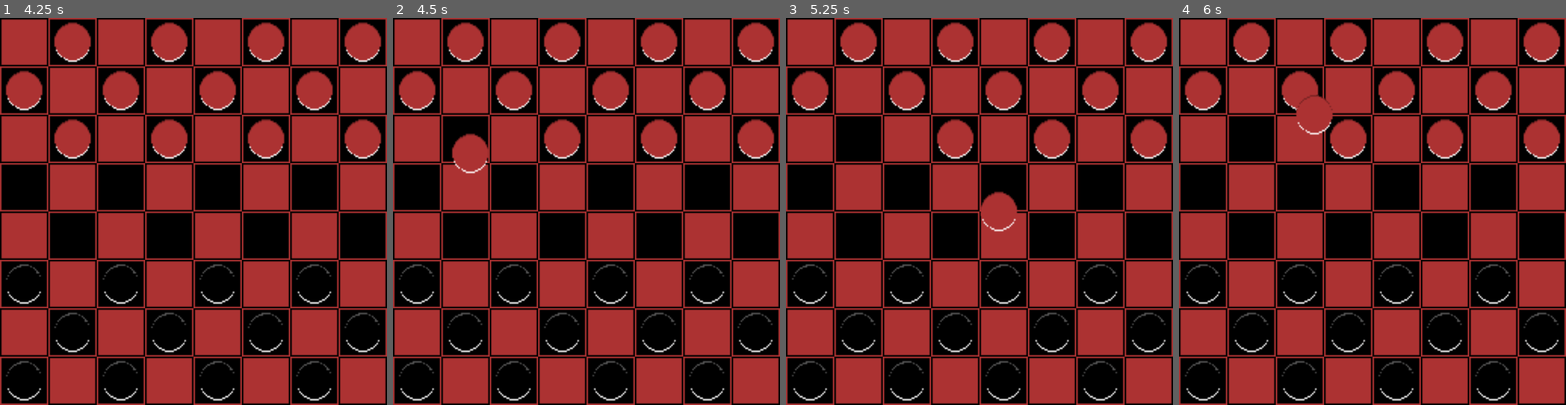
Above: before the commit, frames 1-4 (left to right).
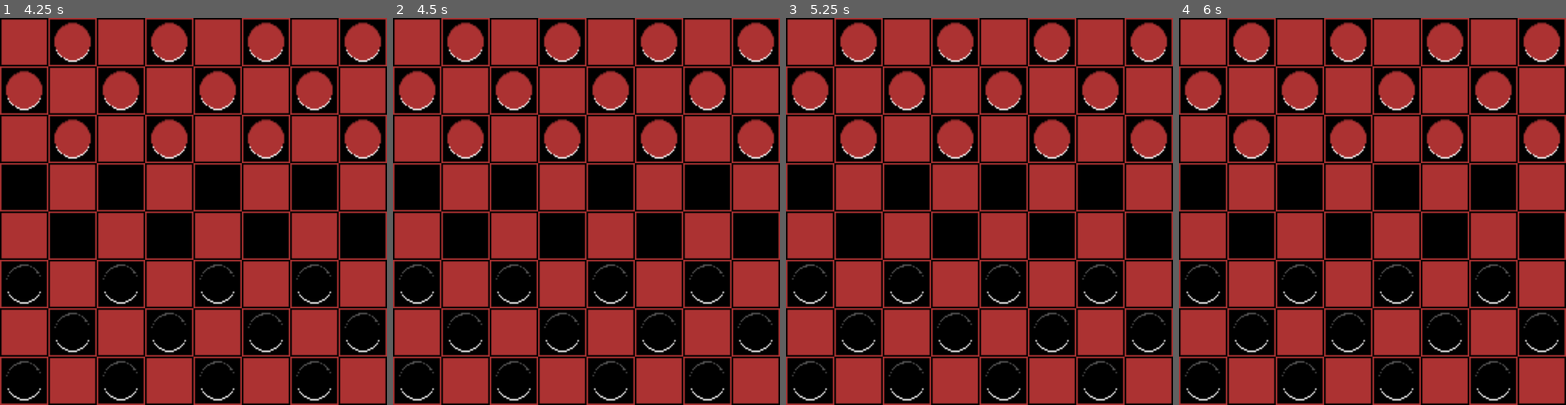
Above: after the commit, the same moments.

Repository: psantimauro/godotProjects
Game: Godot game, scene res://scenes/Main.tscn
Two runs of this game, one before a commit and one after it. Both use one fixed random seed, a clock stepped at 60 frames per second and the inputs below.
Inputs (mouse positions are in pixels of both pictures, inside the frame that each line leads up to):
- Up to frame 1 (4.25 s): tap Enter at 0.5, 2, 3.5 s; move the mouse to (278, 192) at 0.52 s; hold Space (end_turn, bound only after the commit) 0.53-1.28 s; click (278, 192) at 0.67 s; move the mouse to (116, 230) at 1.27 s; tap Space (end_turn, bound only after the commit) at 1.35, 2.85 s; click (116, 230) at 1.42 s; move the mouse to (232, 126) at 2.02 s; hold Space (end_turn, bound only after the commit) 2.03-2.78 s; click (232, 126) at 2.17 s; move the mouse to (174, 288) at 2.77 s; click (174, 288) at 2.92 s; move the mouse to (309, 269) at 3.52 s; hold Space (end_turn, bound only after the commit) from 3.53 s (still down); click (309, 269) at 3.67 s
- Up to frame 2 (4.5 s): move the mouse to (470, 153) at 4.27 s; release Space (end_turn, bound only after the commit) at 4.28 s; tap Space (end_turn, bound only after the commit) at 4.35 s; click (470, 153) at 4.42 s
- Up to frame 3 (5.25 s): move the mouse to (998, 211) at 5.02 s; hold Space (end_turn, bound only after the commit) from 5.03 s (still down); click (998, 211) at 5.17 s
- Up to frame 4 (6 s): move the mouse to (1314, 114) at 5.77 s; release Space (end_turn, bound only after the commit) at 5.78 s; tap Space (end_turn, bound only after the commit) at 5.85 s; click (1314, 114) at 5.92 s

Frame 1 is identical in both runs. In frame 2, 0.8% of the frame differs, in the area x 13-25%, y 26-41%; in frame 3, 1.3%, in the area x 13-60%, y 26-56%; in frame 4, 1.2%.

Commit message:
Added basic jump, kill and move validation

Diff:
--- a/Checkers/MainGame.gd
+++ b/Checkers/MainGame.gd
@@ -3,12 +3,14 @@
 @onready var currentPlayer = $RedPlayer
 @export var piece:PackedScene
 var currentPieceInPlayerHand = null
-var mouse_click_positions
 var previousPosition = null
 
 var GridSize = 8
 var BoardDictionary = {}
-
+enum {LEFT = -1, RIGHT = 1}
+enum {UP = -1, DOWN = 1}
+
+var itemsKilledThisTurn: Array[Vector2i] = []
 
 func _ready():
 	generateBoard()
@@ -19,47 +21,38 @@
 
 
 var pickingUp = false
-func _process(delta):
+func _input(event):
 
 	var tilePosition = $TileMap.getLocal( get_global_mouse_position())
+	var mouseEvent = event as InputEventMouseButton
 
 	#place
-	if !Input.is_mouse_button_pressed(MOUSE_BUTTON_LEFT):
-		tilePosition = mouse_click_positions
-		mouse_click_positions = null
+	if mouseEvent and !Input.is_mouse_button_pressed(MOUSE_BUTTON_LEFT) and !mouseEvent.pressed:
 		if BoardDictionary.has(str(tilePosition)) and currentPieceInPlayerHand != null:
 			var tileItem = BoardDictionary[str(tilePosition)]
 			var d = tilePosition - previousPosition
-			if d == Vector2i.ZERO and not pickingUp:
+			var previousKillCount = itemsKilledThisTurn.size()
+			if d == Vector2i.ZERO and not pickingUp: #return to previous position
 				tileItem["piece"] = currentPieceInPlayerHand
 				print("returning :", tilePosition)
 				currentPieceInPlayerHand = null
 				currentPlayer.showPieceInHand = false
 				BoardDictionary[str(tilePosition)] = tileItem
 				$TileMap.updateBoardCell(tileItem,tilePosition.x, tilePosition.y)
-		#	elif tileItem["piece"] != null:
-		#		pickingUp = false
-		#		previousPosition = tilePosition
-				#erase_cell(1,tilePosition)
-		#		print("removing ", str(tilePosition))
-		#		currentPieceInPlayerHand = tileItem["piece"]
-		#		tileItem["piece"] = null
-		#		BoardDictionary[str(tilePosition)] = tileItem
-		#		$TileMap.updateBoardCell(tileItem,tilePosition.x, tilePosition.y)
-			elif previousPosition and (isValidPosition(tileItem,d, currentPieceInPlayerHand)): #  or d == Vector2i.ZERO)
-
-				#set_cell(1,tilePosition,1, Vector2(currentPiece/2,0), 0)
+			elif previousPosition and (isValidPosition(tileItem,tilePosition, previousPosition, currentPieceInPlayerHand)): #  or d == Vector2i.ZERO)
+				var killsThisTurn = itemsKilledThisTurn.size() -previousKillCount
+				updateBoardFromKills()
 				tileItem["piece"] = currentPieceInPlayerHand
 				print("placing :", tilePosition)
 				currentPieceInPlayerHand = null
 				currentPlayer.showPieceInHand = false
 				BoardDictionary[str(tilePosition)] = tileItem
-				$TileMap.updateBoardCell(tileItem,tilePosition.x, tilePosition.y)
-				changeCurrentPlayer()
+				$TileMap.updateBoard(BoardDictionary)
+				if killsThisTurn == 0 or not canMoveAgain(tilePosition, tileItem["piece"]):
+					changeCurrentPlayer()
 			pickingUp = false
 	#pickup
-	if Input.is_mouse_button_pressed(MOUSE_BUTTON_LEFT):
-		mouse_click_positions = tilePosition
+	elif mouseEvent and Input.is_mouse_button_pressed(MOUSE_BUTTON_LEFT):
 		if BoardDictionary.has(str(tilePosition)) and currentPieceInPlayerHand == null:
 			var tileItem = BoardDictionary[str(tilePosition)]
 			if tileItem["piece"] and  tileItem["piece"].color == currentPlayer.color:
@@ -71,45 +64,118 @@
 				$TileMap.updateBoardCell(tileItem,tilePosition.x, tilePosition.y)
 				pickingUp = true
 				currentPlayer.showPieceInHand = true
-
-func isValidPosition(item, delta, piece):
-	var isKinged = piece.kinged
-	if item["color"] != "black":
+	elif event.is_action_pressed("end_turn"):
+		changeCurrentPlayer()
+
+func canMoveAgain(tilePosition, currentPieceInPlayerHand):
+
+	if BoardDictionary[str(tilePosition)]["color"] != "black":
 		return
 	var canGoUp
 	var canGoDown
+	var delta = tilePosition - previousPosition
+	if currentPieceInPlayerHand.color == "red":
+		canGoDown = true
+		canGoUp =  currentPieceInPlayerHand.kinged
+	else:
+		canGoDown =  currentPieceInPlayerHand.kinged
+		canGoUp = true
+	if canGoUp:
+		#Check next two Tiles, because next move HAS to be a jump to be valid
+		var leftTile = BoardDictionary[str(tilePosition + Vector2i(LEFT,UP))]
+		var left2Tile = BoardDictionary[str(tilePosition + 2*Vector2i(LEFT,UP))]
+
+		var rightTile = BoardDictionary[str(tilePosition + Vector2i(RIGHT,UP))]
+		var right2Tile =BoardDictionary[str(tilePosition + 2*Vector2i(RIGHT,UP))]
+
+		if checkJump(left2Tile, leftTile) or checkJump(right2Tile, rightTile):
+			return true
+	if canGoDown:
+		#Check next two Tiles, because next move HAS to be a jump to be valid
+		var leftTile = BoardDictionary[str(tilePosition + Vector2i(LEFT,DOWN))]
+		var left2Tile = BoardDictionary[str(tilePosition + 2*Vector2i(LEFT,DOWN))]
+
+		var rightTile = BoardDictionary[str(tilePosition + Vector2i(RIGHT,DOWN))]
+		var right2Tile =BoardDictionary[str(tilePosition + 2*Vector2i(RIGHT,DOWN))]
+
+		if checkJump(left2Tile, leftTile) or checkJump(right2Tile, rightTile):
+			return true
+	return false
+func checkJump(targetTile, inBetweenTile):
+
+	if targetTile["piece"] == null and inBetweenTile["piece"] and inBetweenTile["piece"].color != currentPieceInPlayerHand.color:
+		return true
+	return false
+func isValidPosition(tile,tilePosition, previousPosition,  piece):
+	var itemsToKill = []
+	if tile["color"] != "black":
+		return
+	var canGoUp
+	var canGoDown
+	var delta = tilePosition - previousPosition
 	if piece.color == "red":
 		canGoDown = true
-		canGoUp = isKinged
+		canGoUp =  piece.kinged
 	else:
-		canGoDown = isKinged
+		canGoDown =  piece.kinged
 		canGoUp = true
 	print ("Delta : ", delta)
 	print ("Delta/1 : ", delta/Vector2i.ONE)
-	var direction =0 #this should be a number between -1 UP and 1 DDOWN representing the y of the delta
 	if abs(delta.x) == abs(delta.y): #we have a linear vector
+		var yDirection =0 #this should be a number between -1 UP and 1 DDOWN representing the y of the delta
+		var xDirection = 0#this should be a number between -1 LEFT and 1 RIGHT representing the x of the delta
 		if delta.y > 0:
-			direction = 1
-		if delta.y < 0:
-			direction = -1
-		print("direction ", direction)
+			yDirection = DOWN
+		elif delta.y < 0:
+			yDirection = UP
+		if delta.x > 0:
+			xDirection = RIGHT
+		elif delta.x < 0:
+			xDirection = LEFT
+
+		print("direction x", xDirection, "direction y", yDirection)
 		print("LENGTH ", delta.y)
 		#we need to iterate over LENGHT in the vector to ensure if oppisite color, space, repeat
-		if isKinged or (direction < 0 and canGoUp) or direction > 0 and canGoDown:
-			for iteration in delta.y:
-				var postitionToCheck:Vector2i = Vector2i(delta.x + iteration, delta.y + iteration) ## tthis is wrong, bring the intial position pback into this function
-				if iteration % 2 == 0:
-					print("needs to be blank")
+		if(yDirection == DOWN and canGoDown):
+			for i in abs(delta.y):
+				var iteration = i+1
+				var postitionToCheck:Vector2i = Vector2i(previousPosition.x +  xDirection * iteration, previousPosition.y + yDirection * iteration) ## tthis is wrong, bring the intial position pback into this function
+				var tileToCheck = BoardDictionary[str(postitionToCheck)]
+				if i == 0 and abs(delta) == Vector2i.ONE and itemsKilledThisTurn.size() == 0: #we can only move one position if its not a jump
+					if tileToCheck["piece"] != null:
+						return false
+				elif iteration % 2 == 0:
+					if tileToCheck["piece"] != null:
+						print("needs to be blank")
+						return false
 				else:
-					print("needs to have ennemy")
-				print(iteration)
-				print(postitionToCheck)
-
-	if delta.y == 1 and canGoDown and abs(delta.x) == 1:
-		return true
-	if delta.y == -1 and canGoUp and abs(delta.x) == 1:
-		return true
-	return false
+					if tileToCheck["piece"] == null:
+						print("needs to have ennemy")
+						return false
+					itemsKilledThisTurn.append(postitionToCheck)
+					print("Killing ", postitionToCheck)
+		elif  (yDirection == UP and canGoUp):
+			for i in abs(delta.y):
+				var iteration = i+1
+				var postitionToCheck:Vector2i = Vector2i(previousPosition.x +  xDirection * iteration, previousPosition.y + yDirection * iteration) ## tthis is wrong, bring the intial position pback into this function
+				var tileToCheck = BoardDictionary[str(postitionToCheck)]
+				if i == 0 and abs(delta) == Vector2i.ONE:
+					if tileToCheck["piece"] != null:
+						return false
+				elif iteration % 2 == 0:
+					if tileToCheck["piece"] != null:
+						print("needs to be blank")
+						return false
+				else:
+					if tileToCheck["piece"] == null:
+						print("needs to have ennemy")
+						return false
+					itemsToKill.append(postitionToCheck)
+					print("Killing ", postitionToCheck)
+		else:
+			return false
+	itemsKilledThisTurn.append_array(itemsToKill)
+	return true
 
 func generateBoard():
 	for x in GridSize:
@@ -146,6 +212,7 @@
 					BoardDictionary[str(gridLocation)] = boardItem
 
 func changeCurrentPlayer():
+	itemsKilledThisTurn = []
 	currentPlayer.showPieceInHand = false
 	currentPlayer.currentTurn = false
 	if currentPlayer == $RedPlayer:
@@ -154,3 +221,15 @@
 		currentPlayer = $RedPlayer
 	currentPlayer.currentTurn = true
 	print("Go ", currentPlayer.color)
+
+
+func updateBoardFromKills():
+	for kill in itemsKilledThisTurn:
+		var tile = BoardDictionary[str(kill)]
+
+		var piece:Piece = tile["piece"]
+		if piece: #maybe deleted on the last move
+			if piece.color == currentPlayer.color:
+				print ("WTFFFFF")
+			else:
+				BoardDictionary[str(kill)]["piece"] = null
--- a/Checkers/Piece/Piece.gd
+++ b/Checkers/Piece/Piece.gd
@@ -3,6 +3,7 @@
 
 @export var color:String
 @export var kinged:bool = false
+
 
 func _ready():
 	if color == "red":
--- a/Checkers/project.godot
+++ b/Checkers/project.godot
@@ -25,3 +25,12 @@
 [dotnet]
 
 project/assembly_name="Chess"
+
+[input]
+
+end_turn={
+"deadzone": 0.5,
+"events": [Object(InputEventKey,"resource_local_to_scene":false,"resource_name":"","device":-1,"window_id":0,"alt_pressed":false,"shift_pressed":false,"ctrl_pressed":false,"meta_pressed":false,"pressed":false,"keycode":0,"physical_keycode":32,"key_label":0,"unicode":32,"echo":false,"script":null)
+, Object(InputEventKey,"resource_local_to_scene":false,"resource_name":"","device":-1,"window_id":0,"alt_pressed":false,"shift_pressed":false,"ctrl_pressed":false,"meta_pressed":false,"pressed":false,"keycode":0,"physical_keycode":4194309,"key_label":0,"unicode":0,"echo":false,"script":null)
+]
+}
